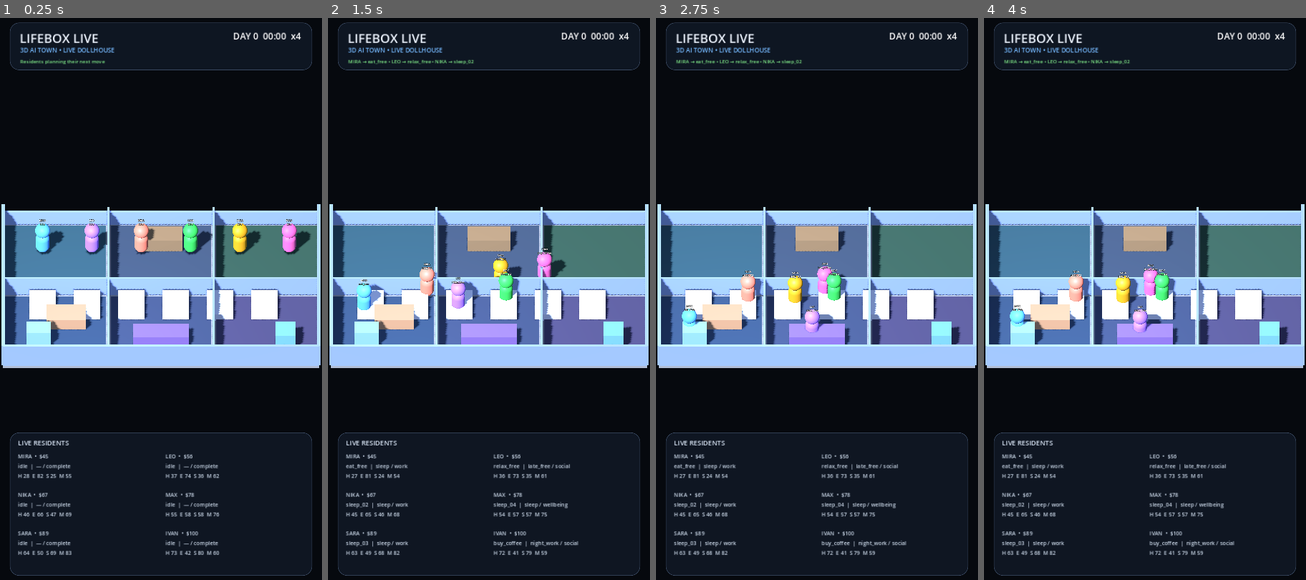
Above: before the commit, frames 1-4 (left to right).
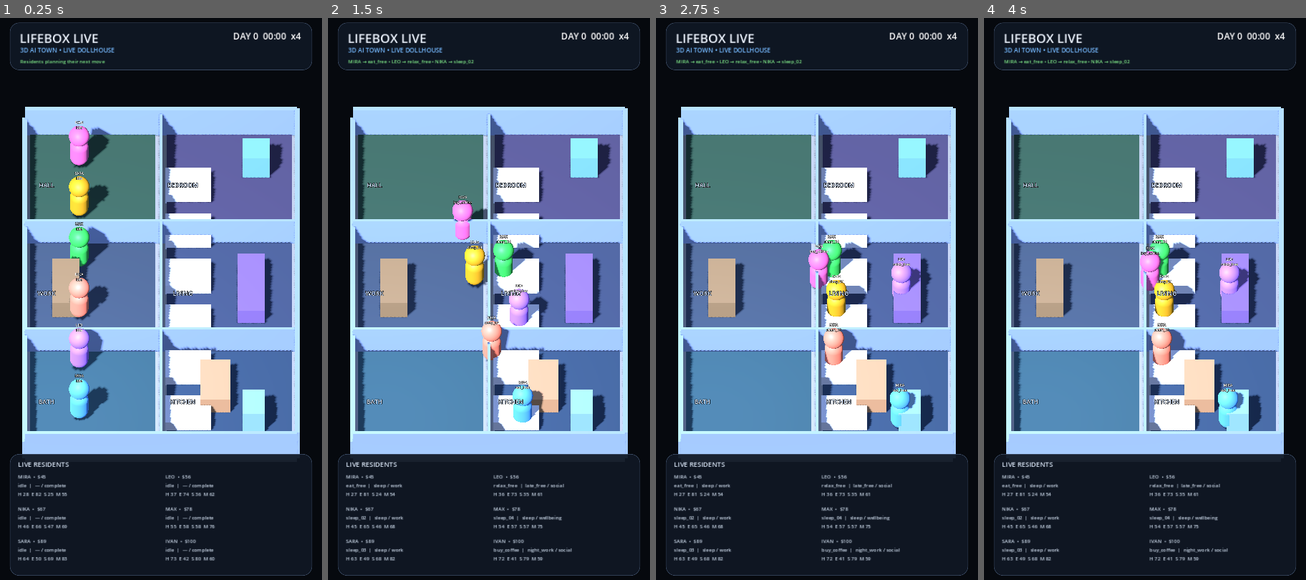
Above: after the commit, the same moments.

Repository: motomotoo2001-maker/lifebox-live
Game: Godot game, scene res://scenes/debug/live_3d_showcase.tscn
Same seed, same stepped clock (60 frames per second), same inputs: the game is played once before the commit and once after it. The project has no main scene, so this scene is started directly.
Inputs:
- Up to frame 1 (0.25 s): no input
- Up to frame 2 (1.5 s): no input
- Up to frame 3 (2.75 s): no input
- Up to frame 4 (4 s): tap Enter at 3.5 s

The runs differ from the first frame. In frame 1, 55% of the frame differs, in the area x 0-100%, y 15-97%; in frame 2, 56%; in frame 3, 55%; in frame 4, 55%.

Commit message:
feat: compose 3d dollhouse for vertical 9 by 16 view

Diff:
--- a/scripts/presentation/live_3d_showcase.gd
+++ b/scripts/presentation/live_3d_showcase.gd
@@ -20,6 +20,8 @@
 var resident_hud_labels: Array[Label] = []
 
 func _ready() -> void:
+	house.rotation.y = deg_to_rad(90.0)
+	decor_root.rotation.y = deg_to_rad(90.0)
 	_configure_camera()
 	_build_visual_house()
 	_build_simulation()
@@ -41,9 +43,9 @@
 
 func _configure_camera() -> void:
 	camera.projection = Camera3D.PROJECTION_ORTHOGONAL
-	camera.size = 29.0
-	camera.position = Vector3(0.0, 18.0, 18.0)
-	camera.look_at(Vector3(0.0, 0.0, 0.4), Vector3.UP)
+	camera.size = 21.0
+	camera.position = Vector3(0.0, 17.5, 16.0)
+	camera.look_at(Vector3(0.0, 0.0, 0.2), Vector3.UP)
 
 func _build_visual_house() -> void:
 	var room_colors := [
@@ -62,12 +64,25 @@
 		Vector3(0.0, 0.03, -2.5),
 		Vector3(5.35, 0.03, -2.5),
 	]
+	var room_names := [
+		"KITCHEN",
+		"LIVING",
+		"BEDROOM",
+		"BATH",
+		"WORK",
+		"HALL",
+	]
 	for index in range(centers.size()):
 		_add_box(
 			decor_root,
 			centers[index],
 			Vector3(5.1, 0.06, 4.6),
 			room_colors[index]
+		)
+		_add_room_label(
+			decor_root,
+			centers[index] + Vector3(0.0, 0.12, -1.7),
+			room_names[index]
 		)
 
 	var wall_color := Color("8194ba")
@@ -93,6 +108,22 @@
 			Vector3(1.35, 0.46, 1.7),
 			Color("d7d9e6")
 		)
+
+func _add_room_label(
+	parent: Node3D,
+	position_value: Vector3,
+	text_value: String
+) -> Label3D:
+	var label := Label3D.new()
+	label.position = position_value
+	label.text = text_value
+	label.font_size = 44
+	label.outline_size = 10
+	label.modulate = Color("d7e7ff")
+	label.billboard = BaseMaterial3D.BILLBOARD_ENABLED
+	label.no_depth_test = true
+	parent.add_child(label)
+	return label
 
 func _add_box(
 	parent: Node3D,
@@ -384,8 +415,8 @@
 
 	var bottom := _panel(
 		root,
-		Vector2(22, 936),
-		Vector2(676, 320),
+		Vector2(22, 984),
+		Vector2(676, 272),
 		Color(0.06, 0.09, 0.14, 0.94)
 	)
 	_label(bottom, "LIVE RESIDENTS", Vector2(18, 12), Vector2(220, 22), 15, Color("dce8f8"))
@@ -397,9 +428,9 @@
 		var label := _label(
 			bottom,
 			"",
-			Vector2(18 + column * 330, 44 + row * 86),
-			Vector2(315, 78),
-			12,
+			Vector2(18 + column * 330, 42 + row * 72),
+			Vector2(315, 66),
+			11,
 			Color("cbd8e8")
 		)
 		label.autowrap_mode = TextServer.AUTOWRAP_WORD_SMART
